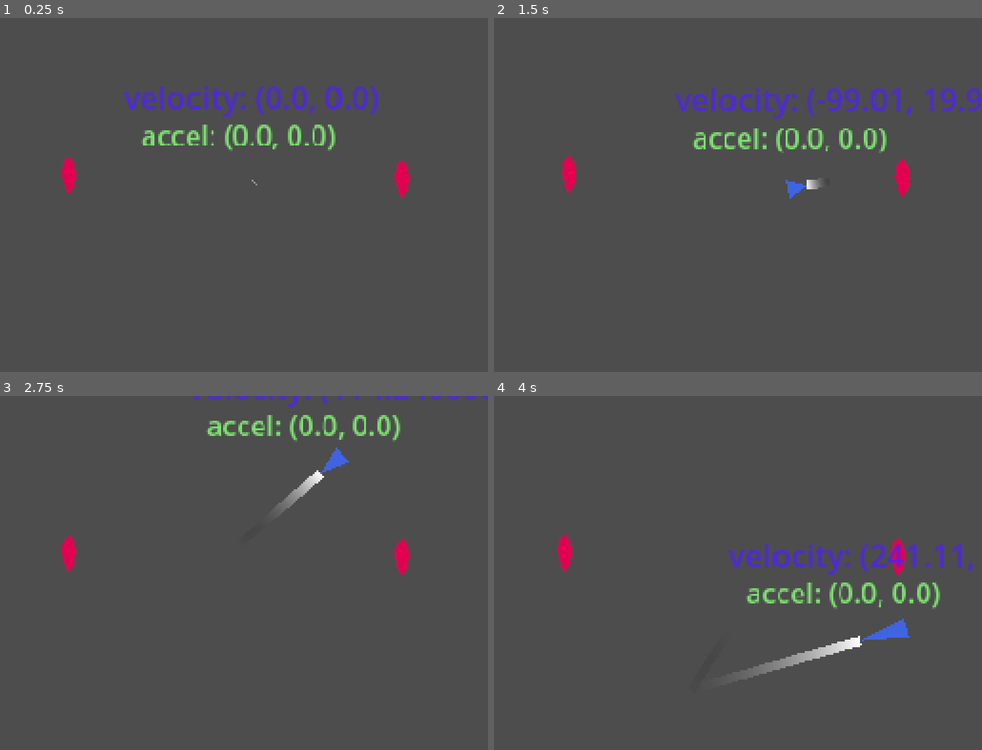
Above: before the commit, frames 1-4 (two rows, left to right).
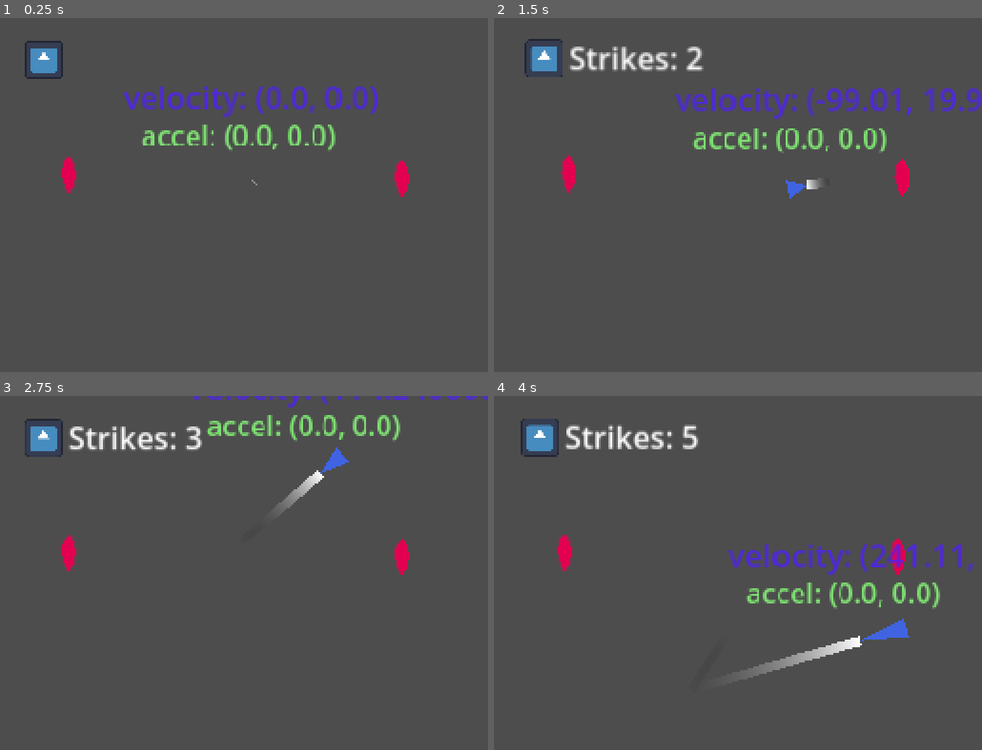
Above: after the commit, the same moments.

Repository: furiousknight25/Counter-Effects
Game: Godot game, scene res://scenes/Scene_1.tscn
Two runs of this game, one before a commit and one after it. Both use one fixed random seed, a clock stepped at 60 frames per second and the inputs below. The engine's default icon, where the game draws it, is replaced by a stand-in: a white triangle on a blue panel in a dark square.
Inputs (mouse positions are in pixels of both pictures, inside the frame that each line leads up to):
- Up to frame 1 (0.25 s): no input
- Up to frame 2 (1.5 s): tap Enter at 0.5 s; move the mouse to (845, 180) at 0.52 s; click (845, 180) at 0.6 s; move the mouse to (640, 219) at 1.27 s; click (640, 219) at 1.35 s
- Up to frame 3 (2.75 s): move the mouse to (292, 498) at 2.02 s; click (292, 498) at 2.1 s
- Up to frame 4 (4 s): move the mouse to (713, 650) at 2.77 s; click (713, 650) at 2.85 s; move the mouse to (884, 633) at 3.52 s; click (884, 633) at 3.6 s

The runs differ from the first frame. In frame 1, 0.5% of the frame differs, in the area x 5-13%, y 6-18%; in frame 2, 1.5%; in frame 3, 1.4%; in frame 4, 1.5%, in the area x 5-42%, y 6-18%.

Commit message:
created money component

Diff:
--- /dev/null
+++ b/new-game-project/MoneyComponent/MoneyComponent.gd
@@ -0,0 +1,19 @@
+extends Node2D
+
+@onready var strike_label: Label = $StrikeLabel
+
+
+var strike: int = 0 #track strikes
+
+func _process(_delta: float) -> void:
+	if Input.is_action_just_pressed("click"):
+		add_strike(1)
+
+#Strike (score) system
+func add_strike(amount: int):
+	strike += amount
+	update_strike_label()
+
+func update_strike_label():
+	if strike_label:
+		strike_label.text = "Strikes: %d" % strike
--- /dev/null
+++ b/new-game-project/MoneyComponent/MoneyComponent.tscn
@@ -0,0 +1,16 @@
+[gd_scene load_steps=3 format=3 uid="uid://becufmw83qp8r"]
+
+[ext_resource type="Script" uid="uid://kx37a31qghhl" path="res://MoneyComponent/MoneyComponent.gd" id="1_dcuh2"]
+[ext_resource type="Texture2D" uid="uid://4q335xxs2p" path="res://icon.svg" id="2_wmd4p"]
+
+[node name="Node2D" type="Node2D"]
+script = ExtResource("1_dcuh2")
+
+[node name="StrikeLabel" type="Label" parent="."]
+offset_right = 51.0
+offset_bottom = 34.0
+
+[node name="Sprite2D" type="Sprite2D" parent="."]
+position = Vector2(-12.999999, 11.999999)
+scale = Vector2(0.15625, 0.15625)
+texture = ExtResource("2_wmd4p")
--- a/new-game-project/project.godot
+++ b/new-game-project/project.godot
@@ -29,6 +29,7 @@
 [file_customization]
 
 folder_colors={
+"res://MoneyComponent/": "green",
 "res://assets/": "red",
 "res://junk/": "gray",
 "res://scripts/": "purple"
--- a/new-game-project/scenes/Scene_1.tscn
+++ b/new-game-project/scenes/Scene_1.tscn
@@ -1,5 +1,6 @@
-[gd_scene load_steps=4 format=3 uid="uid://dfhfol7byum77"]
+[gd_scene load_steps=5 format=3 uid="uid://dfhfol7byum77"]
 
+[ext_resource type="PackedScene" uid="uid://becufmw83qp8r" path="res://MoneyComponent/MoneyComponent.tscn" id="1_32jcc"]
 [ext_resource type="PackedScene" uid="uid://c7a6cijicq3rd" path="res://scenes/Ball.tscn" id="1_cyp6q"]
 [ext_resource type="PackedScene" uid="uid://bo5kfu2xrt7og" path="res://scenes/Target.tscn" id="2_32jcc"]
 
@@ -7,6 +8,9 @@
 size = Vector2(275, 16)
 
 [node name="Root" type="Node2D"]
+
+[node name="Node2D" parent="." instance=ExtResource("1_32jcc")]
+position = Vector2(36, 11)
 
 [node name="Border" type="StaticBody2D" parent="."]
 
--- a/new-game-project/scripts/ball.gd
+++ b/new-game-project/scripts/ball.gd
@@ -7,6 +7,7 @@
 @onready var visual_follow_line: VisualFollowLine = $VisualFollowLine
 @export var spring_enabled = false
 var speed : float = 1.0
+
 
 enum STATES {FREEZE, MOVING}
 var cur_state = STATES.MOVING
Not shown, added: new-game-project/MoneyComponent/MoneyComponent.gd.uid
